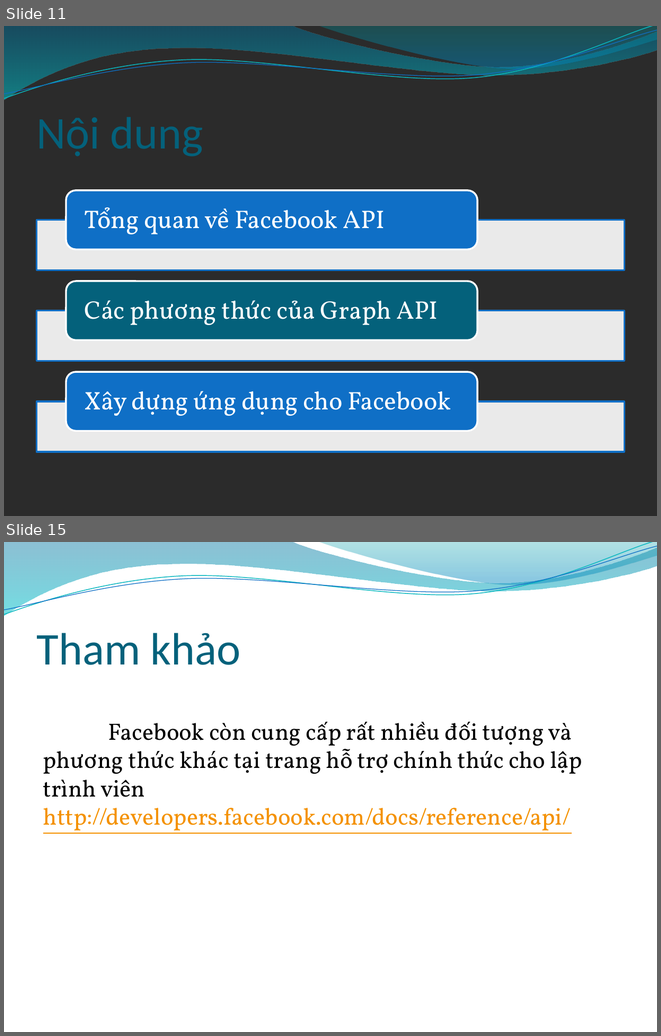
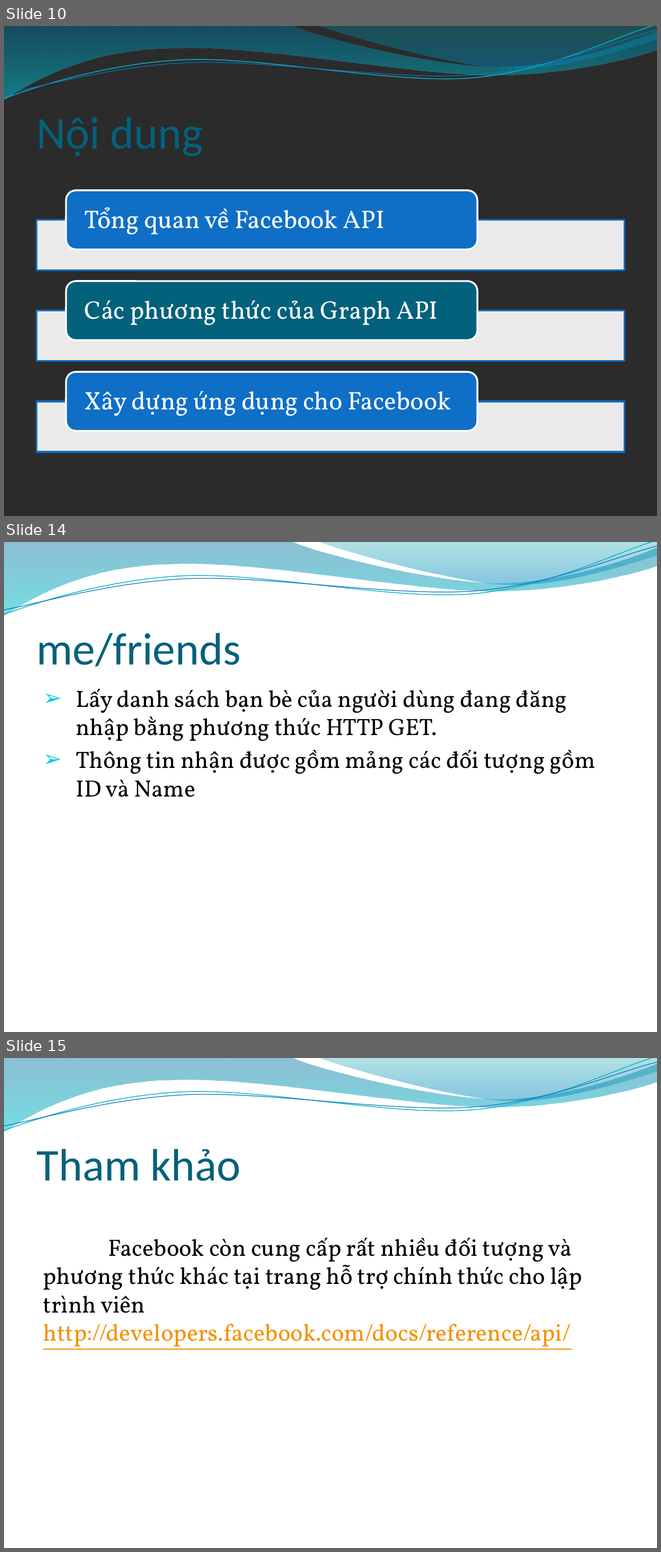
Before and after one commit to tuankit/web-api-project, a slide deck: 0912397_0912403_0912409_FacebookAPI_10/Slide/Facebook API.pptx. Shown one above the other, each under a label of ours: slides 11 and 15 before the commit, slides 10, 14 and 15 after it; the slides between them are not shown. The pictures are 661x1036 and 661x1552 pixels, drawn with LibreOffice and Linux fonts; fonts in the diff are those of the drawing; background and template pictures are left out; a plain dark background stands for a picture behind light text. Boxes give left, top, right and bottom in pixels: in the first picture for what was removed or moved away, otherwise in the second. Text is boxed around its words. In the diff, an @@ line names an element or a change of style, - is before the commit and + after.

```diff
--- a/0912397_0912403_0912409_FacebookAPI_10/Slide/Facebook API.pptx
+++ b/0912397_0912403_0912409_FacebookAPI_10/Slide/Facebook API.pptx
@@ slide 14 added at [4,542,657,1032], background picture (left out); not listed: 4 template elements that a slide beside it also shows @@
@@ title added at [37,633,241,667], 50 pt, text #04617B @@
+me/friends
@@ text added at [76,688,595,797], 26 pt, text #000000 @@
+  ➢ Lấy danh sách bạn bè của người dùng đang đăng nhập bằng phương thức HTTP GET.
+  ➢ Thông tin nhận được gồm mảng các đối tượng gồm ID và Name
@@ what was slide 11 is now slide 10 @@
```
Also in this commit, not shown: 7 slides changed, 2 slides removed.
